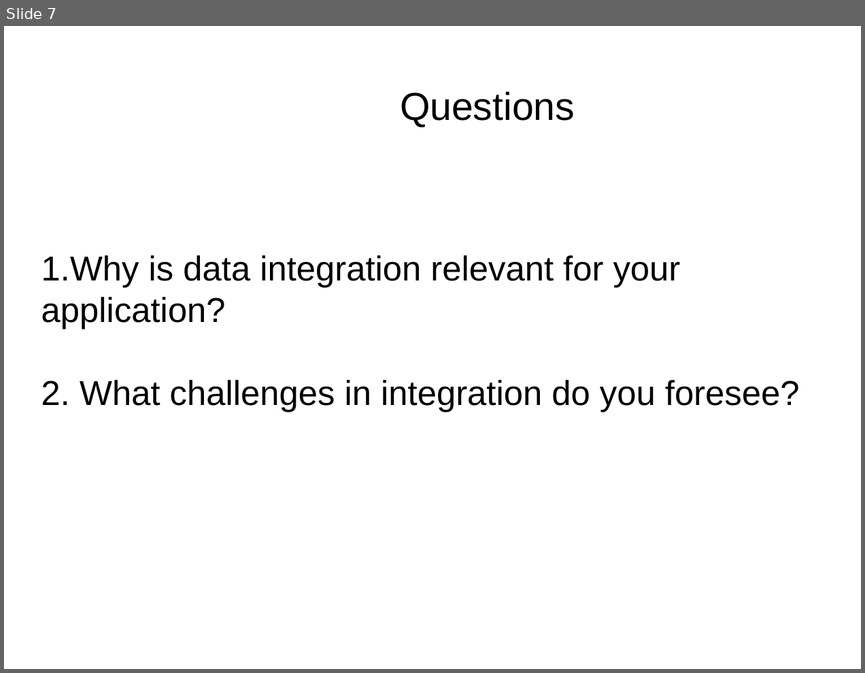
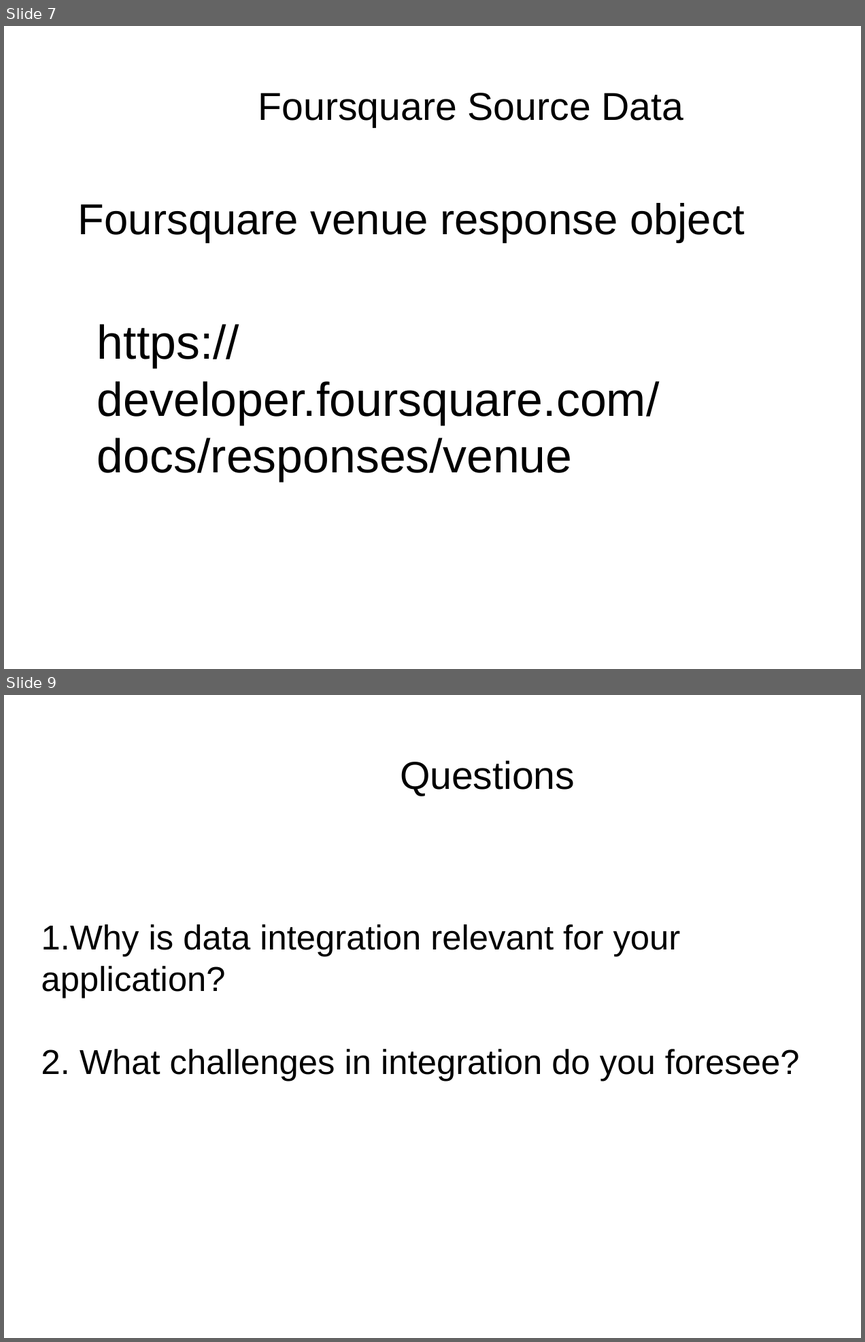
Before and after one commit to WS002/Information-Integration, a slide deck: Extraction/Presentation.odp. Shown one above the other, each under a label of ours: slide 7 before the commit, slides 7 and 9 after it; the slides between them are not shown. The pictures are 865x673 and 865x1342 pixels, drawn with LibreOffice and Linux fonts; fonts in the diff are those of the drawing; background and template pictures are left out. Boxes give left, top, right and bottom in pixels: in the first picture for what was removed or moved away, otherwise in the second. Text is boxed around its words. In the diff, an @@ line names an element or a change of style, - is before the commit and + after.

Commit message:
Updated presentation

```diff
--- a/Extraction/Presentation.odp
+++ b/Extraction/Presentation.odp
@@ slide 7 added at box(4, 26, 861, 669), background picture (left out) @@
@@ title added at box(258, 93, 684, 127), 36 pt, text #000000 @@
+Foursquare Source Data
@@ text added at box(78, 203, 745, 242), 40 pt, text #000000 @@
+Foursquare venue response object
@@ text added at box(97, 324, 660, 482), 44 pt, text #000000 @@
+https://developer.foursquare.com/docs/responses/venue
@@ what was slide 7 is now slide 9 @@
```
Also in this commit, not shown: 1 other slide added.
